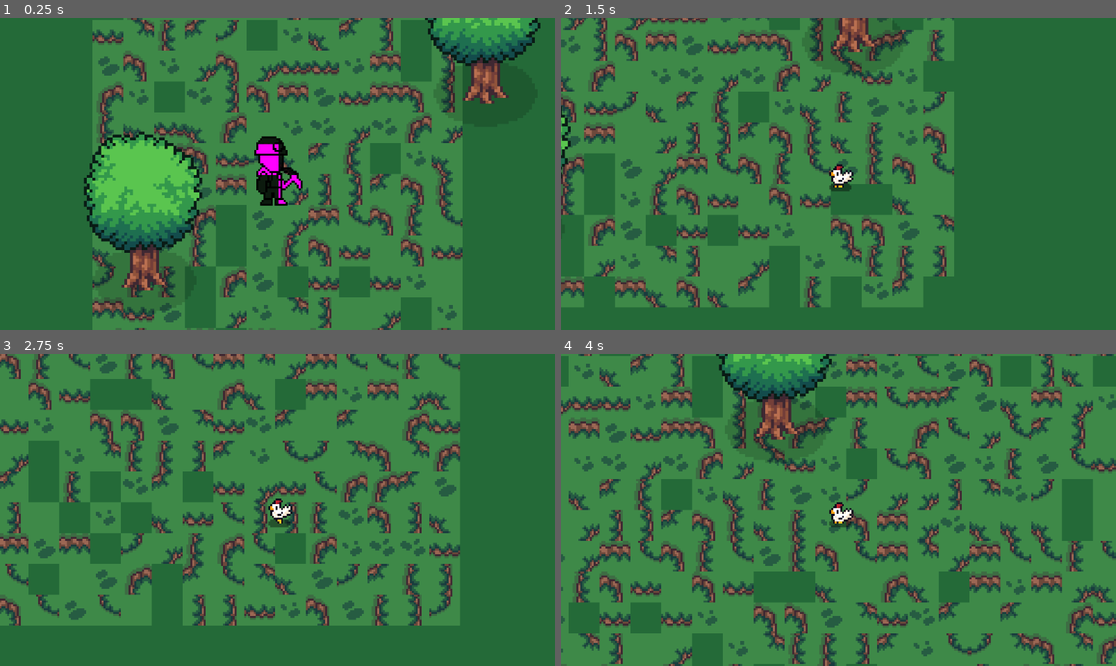
Above: before the commit, frames 1-4 (two rows, left to right).
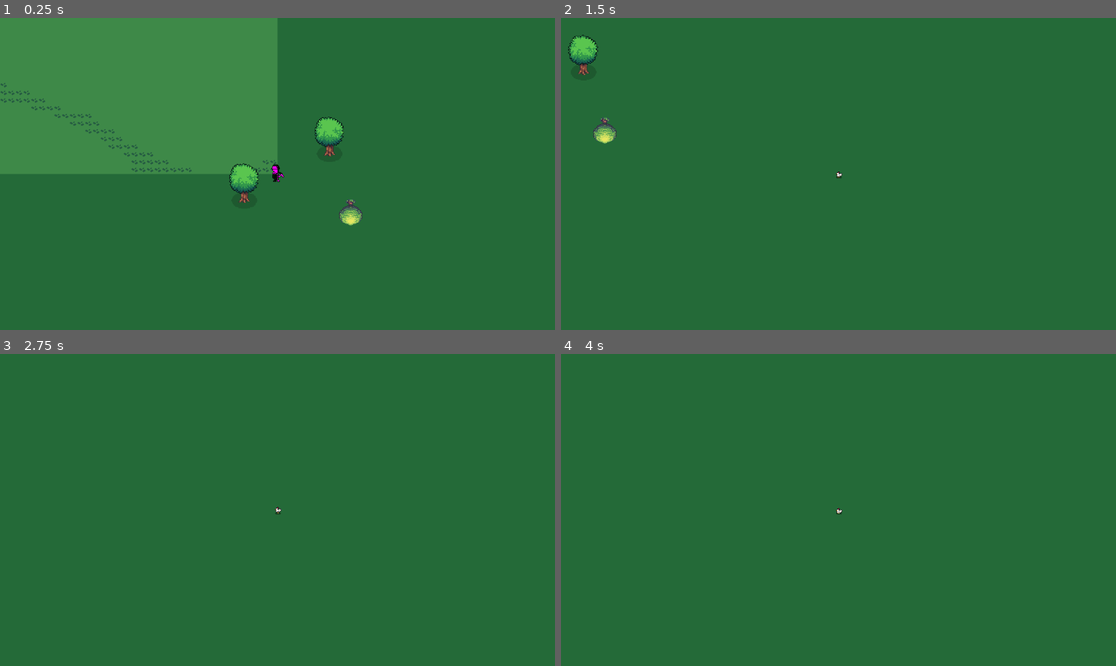
Above: after the commit, the same moments.

Repository: Gojl/go-touch-some-minerals
Game: Godot game, scene res://scenes/main.tscn
The game is run twice, just before and just after one commit, with the same random seed, the same clock (stepped at 60 frames per second) and the same inputs.
Inputs:
- Up to frame 1 (0.25 s): no input
- Up to frame 2 (1.5 s): tap Enter at 0.5 s; hold Right (right) 0.53-1.28 s; hold Down (down) from 1.28 s (still down)
- Up to frame 3 (2.75 s): release Down (down) at 2.03 s; hold Right (right) from 2.03 s (still down)
- Up to frame 4 (4 s): release Right (right) at 2.78 s; hold Up (up) 2.78-3.53 s; hold A (left) from 3.53 s (still down)

The runs differ from the first frame. In frame 1, 55% of the frame differs, in the area x 0-98%, y 0-100%; in frame 2, 50%; in frame 3, 57%; in frame 4, 80%, in the area x 0-100%, y 0-100%.

Commit message:
add simple rivers

Diff:
--- a/scenes/main.tscn
+++ b/scenes/main.tscn
@@ -1,4 +1,4 @@
-[gd_scene load_steps=10 format=3 uid="uid://dqtiadjopasix"]
+[gd_scene load_steps=10 format=4 uid="uid://dqtiadjopasix"]
 
 [ext_resource type="PackedScene" uid="uid://dgamsydns7kby" path="res://scenes/character.tscn" id="1_o5qli"]
 [ext_resource type="Texture2D" uid="uid://2cr77bs4qo5q" path="res://assets/snow-expansion.png" id="2_tbgi4"]
@@ -430,6 +430,7 @@
 6:5/0/terrain = 0
 7:5/0 = 0
 7:5/0/terrain_set = 0
+7:5/0/terrain = 0
 7:5/0/terrains_peering_bit/bottom_right_corner = 0
 7:5/0/terrains_peering_bit/bottom_side = 0
 7:5/0/terrains_peering_bit/bottom_left_corner = 0
@@ -459,9 +460,6 @@
 4:6/0/terrain_set = 0
 5:6/0 = 0
 5:6/0/terrain_set = 0
-5:6/0/terrains_peering_bit/bottom_right_corner = 0
-5:6/0/terrains_peering_bit/bottom_side = 0
-5:6/0/terrains_peering_bit/bottom_left_corner = 0
 8:6/0 = 0
 9:6/0 = 0
 10:6/0 = 0
@@ -1360,6 +1358,7 @@
 14:13/0/terrains_peering_bit/top_right_corner = 0
 15:13/0 = 0
 15:13/0/terrain_set = 0
+15:13/0/terrain = 2
 15:13/0/terrains_peering_bit/bottom_right_corner = 2
 15:13/0/terrains_peering_bit/bottom_side = 2
 15:13/0/terrains_peering_bit/bottom_left_corner = 2
@@ -1383,14 +1382,15 @@
 
 [node name="TileMapLayer" type="TileMapLayer" parent="."]
 rotation = -3.14159
+tile_map_data = PackedByteArray("AAD1//n/AQATAAQAAAD1//r/AQATAAUAAAD1//v/AQATAAYAAAD1//z/AQATAAcAAAD2//n/AQAUAAQAAAD2//r/AQAUAAUAAAD2//v/AQAUAAYAAAD2//z/AQAUAAcAAAD3//n/AQAVAAQAAAD3//r/AQAVAAUAAAD3//v/AQAVAAYAAAD3//z/AQAVAAcAAAA=")
 tile_set = SubResource("TileSet_tefeu")
 
 [node name="CharacterBody2D" parent="." instance=ExtResource("1_o5qli")]
 scale = Vector2(0.957, 1)
 script = ExtResource("5_tefeu")
+movement_speed = 50999.0
 
 [node name="Camera2D" type="Camera2D" parent="CharacterBody2D"]
-zoom = Vector2(4, 4)
 
 [node name="drzewo" parent="." instance=ExtResource("3_sugp2")]
 position = Vector2(-72, 17)
--- a/scripts/character.gd
+++ b/scripts/character.gd
@@ -2,10 +2,10 @@
 
 @export var movement_speed : float = 8000.0
 var charachter_direction : Vector2
-@onready var chunk_size = get_parent().chunk_size
+#@onready var chunk_size = get_parent().chunk_size
 var global_chunk: Vector2i = Vector2i.ZERO
 
-signal chunk_changed(new_chunk: Vector2i)
+#signal chunk_changed(new_chunk: Vector2i)
 
 enum States { IDLE, WALK, ATTACK, SLAM, DEAD, HIT }
 var currentState = States.IDLE
@@ -15,14 +15,14 @@
 	perform_state_actions(delta)
 	move_and_slide()
 
-func _process(_delta: float) -> void:
-	var new_chunk = Vector2i(
-		floor(global_position.x / (16 * chunk_size)),
-		floor(global_position.y / (16 * chunk_size))
-	) * -1
-	if new_chunk != global_chunk:
-		global_chunk = new_chunk
-		emit_signal("chunk_changed", new_chunk)
+#func _process(_delta: float) -> void:
+	#var new_chunk = Vector2i(
+		#floor(global_position.x / (16 * chunk_size)),
+		#floor(global_position.y / (16 * chunk_size))
+	#) * -1
+	#if new_chunk != global_chunk:
+		#global_chunk = new_chunk
+		#emit_signal("chunk_changed", new_chunk)
 
 func handle_state_transitions():
 	if Input.is_action_pressed("left") or Input.is_action_pressed("right") or Input.is_action_pressed("up") or Input.is_action_pressed("down"):
--- a/scripts/map.gd
+++ b/scripts/map.gd
@@ -1,33 +1,33 @@
 extends Node2D
 
-@onready var tile_layer: TileMapLayer = $TileMapLayer
-@onready var player: CharacterBody2D = $CharacterBody2D
-@export var chunk_size: int = 4
+var noise: FastNoiseLite
+var map_size: Vector2i = Vector2i(100, 100)
+var grass_cap: float = 0.7
 
-func _ready() -> void:
-	player.chunk_changed.connect(_on_chunk_changed)
-	_on_chunk_changed(Vector2i.ZERO)
+func _ready():
+	#randomize()
+	noise = FastNoiseLite.new()
+	#noise.seed = randi()
+	noise.frequency = 0.02
+	noise.noise_type = FastNoiseLite.TYPE_SIMPLEX
+	noise.fractal_type = FastNoiseLite.FRACTAL_RIDGED
+	noise.fractal_octaves = 4
+	noise.fractal_gain = 0.09
 
-func _on_chunk_changed(chunk: Vector2i) -> void:
-	for ch in get_neighbors(chunk):
-		draw_chunk(ch)
+	var grass_cells: Array[Vector2i] = []
+	var water_cells: Array[Vector2i] = []
 
-func draw_chunk(chunk: Vector2i) -> void:
-	var world_pos = chunk * chunk_size
-	if tile_layer.get_cell_source_id(world_pos) != -1:
-		return
+	for x in range(map_size.x):
+		for y in range(map_size.y):
+			var a = noise.get_noise_2d(float(x), float(y))
+			if a < grass_cap:
+				grass_cells.append(Vector2i(x, y))
+				$TileMapLayer.set_cell(Vector2i(x, y), 0, Vector2i(1, 1))
+	#$TileMapLayer.set_cells_terrain_connect(grass_cells, 0, 0)
 
-	@warning_ignore("integer_division")
-	for x in range(world_pos.x - chunk_size / 2, world_pos.x + chunk_size / 2):
-		@warning_ignore("integer_division")
-		for y in range(world_pos.y - chunk_size / 2, world_pos.y + chunk_size / 2):
-			var tile = Vector2i(randi() % 3, randi() % 6)
-			tile_layer.set_cell(Vector2i(x, y), 0, tile)
-
-
-func get_neighbors(center: Vector2i) -> Array[Vector2i]:
-	var result: Array[Vector2i] = []
-	for x in range(-1, 2):
-		for y in range(-1, 2):
-			result.append(center + Vector2i(x, y))
-	return result
+	for x in range(map_size.x):
+		for y in range(map_size.y):
+			if $TileMapLayer.get_cell_source_id(Vector2i(x, y)) == -1:
+				water_cells.append(Vector2i(x, y))
+				$TileMapLayer.set_cell(Vector2i(x, y), 0, Vector2i(1, 5))
+	#$TileMapLayer.set_cells_terrain_connect(water_cells, 0, 1)
